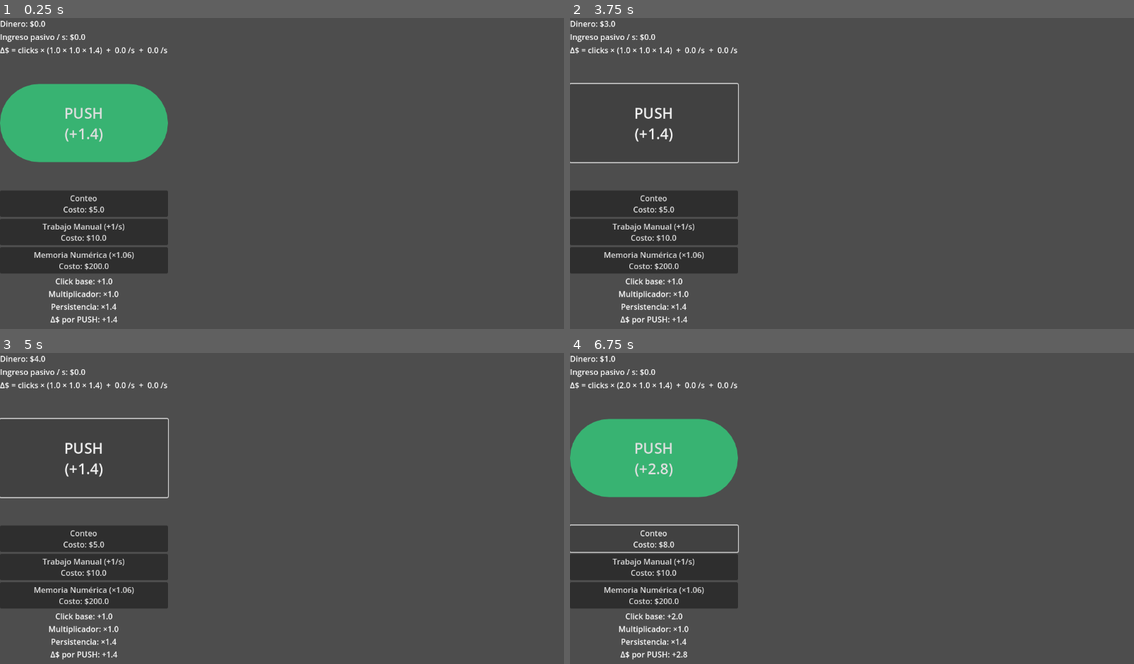
Above: before the commit, frames 1-4 (two rows, left to right).
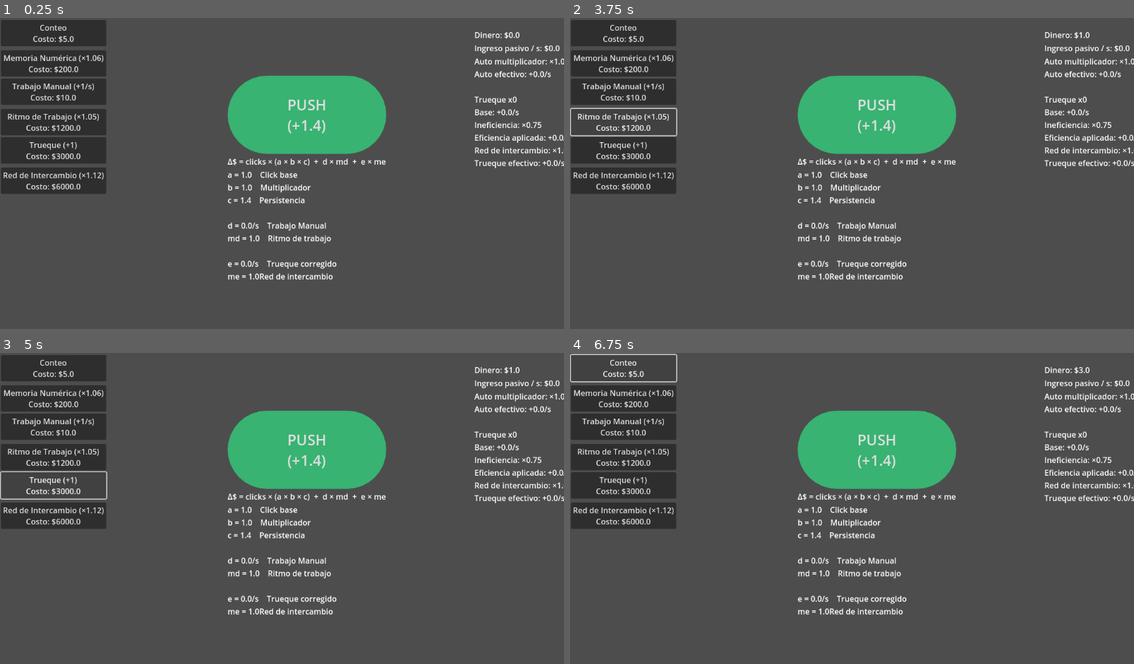
Above: after the commit, the same moments.

Repository: amurito/godot-idle-game
Game: Godot game, scene res://main.tscn
Two runs of this game, one before a commit and one after it. Both use one fixed random seed, a clock stepped at 60 frames per second and the inputs below.
Inputs (mouse positions are in pixels of both pictures, inside the frame that each line leads up to):
- Up to frame 1 (0.25 s): no input
- Up to frame 2 (3.75 s): click "PUSH (+1.4)" at 0.5 s; click "Conteo Costo: $5.0" at 1.25 s; click "Trabajo Manual (+1/s) Costo: …" at 2 s; click "Memoria Numérica (×1.06) Cost…" at 2.75 s; click (626, 120) at 3.5 s, where only the run after the commit has a clickable "Ritmo de Trabajo (×1.05) Cost…"
- Up to frame 3 (5 s): click (56, 486) at 4.25 s, where only the run after the commit has a clickable "Trueque (+1) Costo: $3000.0"
- Up to frame 4 (6.75 s): click (626, 514) at 5 s, where only the run after the commit has a clickable "Red de Intercambio (×1.12) Co…"; click "PUSH (+1.4)" at 5.75 s; click "Conteo Costo: $5.0" at 6.5 s

The runs differ from the first frame. In frame 1, 28% of the frame differs, in the area x 0-100%, y 0-99%; in frame 2, 22%; in frame 3, 22%; in frame 4, 25%.

Commit message:
v0.4 — Sistema con modificadores internos (md / me) + documentación del modelo

Diff:
--- a/main.gd
+++ b/main.gd
@@ -26,47 +26,72 @@
 var trueque_efficiency: float = 0.75
 
 
+# --- MODIFICADOR d — Ritmo de Trabajo ---
+var auto_multiplier: float = 1.0
+var auto_multiplier_upgrade_cost: float = 1200.0
+const AUTO_MULTIPLIER_SCALE := 1.22
+const AUTO_MULTIPLIER_GAIN := 1.05
+
+
+# --- MODIFICADOR e — Red de Intercambio ---
+var trueque_network_multiplier: float = 1.0
+var trueque_network_upgrade_cost: float = 6000.0
+const TRUEQUE_NETWORK_GAIN := 1.12
+const TRUEQUE_NETWORK_SCALE := 1.35
+
+
 # === REFERENCIAS UI ===
-@onready var money_label = $VBoxContainer/MoneyLabel
-@onready var income_label = $VBoxContainer/IncomeLabel
-@onready var big_click_button = $VBoxContainer/BigClickButton
-@onready var upgrade_click_button = $VBoxContainer/UpgradeClickButton
-@onready var upgrade_auto_button = $VBoxContainer/UpgradeAutoButton
-@onready var stats_label = $VBoxContainer/StatsLabel
-@onready var formula_label = $VBoxContainer/FormulaLabel
-@onready var upgrade_trueque_button = $VBoxContainer/UpgradeTruequeButton
-@onready var upgrade_click_multiplier_button = $VBoxContainer/UpgradeClickMultiplierButton
-
-
+
+# RIGHT SIDE
+@onready var money_label = $RightPanel/MoneyLabel
+@onready var income_label = $RightPanel/IncomeLabel
+@onready var stats_label = $RightPanel/StatsLabel
+# LEFT SIDE
+@onready var big_click_button = $LeftPanel/BigClickButton
+@onready var formula_label = $LeftPanel/FormulaLabel
+@onready var click_stats_label = $LeftPanel/ClickStatsLabel
+# PANEL PRINCIPAL
+
+
+# CLICK PANEL
+@onready var upgrade_click_button =$ProductionPanel/ClickPanel/UpgradeClickButton
+
+@onready var upgrade_click_multiplier_button =$ProductionPanel/ClickPanel/UpgradeClickMultiplierButton
+
+# AUTO PANEL
+@onready var upgrade_auto_button = $ProductionPanel/AutoPanel/UpgradeAutoButton
+
+@onready var upgrade_auto_multiplier_button =$ProductionPanel/AutoPanel/UpgradeAutoMultiplierButton
+
+# TRUEQUE PANEL
+@onready var upgrade_trueque_button = $ProductionPanel/TruequePanel/UpgradeTruequeButton
+
+@onready var upgrade_trueque_network_button = $ProductionPanel/TruequePanel/UpgradeTruequeNetworkButton
+
+
+# === CICLO DE VIDA ===
 func _ready():
 	update_ui()
 
 
-# === BUCLE PRINCIPAL ===
 func _process(delta):
-	money += (
-		get_auto_income_effective()
-		+ get_trueque_income_effective()
-	) * delta
+	money += (get_auto_income_effective() + get_trueque_income_effective()) * delta
 	update_ui()
 
 
-# === CLICK MANUAL ===
+# === CLICK ===
 func _on_ClickButton_pressed():
 	money += get_click_power()
 	update_ui()
-# puente de compatibilidad para conexiones viejas
+
 func _on_BigClickButton_pressed():
 	_on_ClickButton_pressed()
 
-
-
 func get_click_power() -> float:
 	return click_value * click_multiplier * click_persistence
 
 
-
-# === UPGRADES CLICK ===
+# === CLICK UPGRADES ===
 func _on_UpgradeClickButton_pressed():
 	if money >= click_upgrade_cost:
 		money -= click_upgrade_cost
@@ -74,7 +99,6 @@
 		click_upgrade_cost *= 1.5
 		update_ui()
 
-
 func _on_UpgradeClickMultiplierButton_pressed():
 	if money >= click_multiplier_upgrade_cost:
 		money -= click_multiplier_upgrade_cost
@@ -83,10 +107,9 @@
 		update_ui()
 
 
-# === PRODUCTOR 1: AUTO ===
+# === AUTO ===
 func get_auto_income_effective() -> float:
-	return income_per_second
-
+	return income_per_second * auto_multiplier
 
 func _on_UpgradeAutoButton_pressed():
 	if money >= auto_upgrade_cost:
@@ -95,12 +118,19 @@
 		auto_upgrade_cost *= 1.6
 		update_ui()
 
-
-# === PRODUCTOR 2: TRUEQUE ===
+func _on_UpgradeAutoMultiplierButton_pressed():
+	if money >= auto_multiplier_upgrade_cost:
+		money -= auto_multiplier_upgrade_cost
+		auto_multiplier *= AUTO_MULTIPLIER_GAIN
+		auto_multiplier_upgrade_cost *= AUTO_MULTIPLIER_SCALE
+		update_ui()
+
+
+# === TRUEQUE ===
 func get_trueque_income_effective() -> float:
-	var raw = trueque_level * trueque_base_income
-	return raw * trueque_efficiency
-
+	var base := trueque_level * trueque_base_income
+	var eff := base * trueque_efficiency
+	return eff * trueque_network_multiplier
 
 func _on_UpgradeTruequeButton_pressed():
 	if money >= trueque_cost:
@@ -109,33 +139,63 @@
 		trueque_cost *= TRUEQUE_COST_SCALE
 		update_ui()
 
+func _on_UpgradeTruequeNetworkButton_pressed():
+	if money >= trueque_network_upgrade_cost:
+		money -= trueque_network_upgrade_cost
+		trueque_network_multiplier *= TRUEQUE_NETWORK_GAIN
+		trueque_network_upgrade_cost *= TRUEQUE_NETWORK_SCALE
+		update_ui()
+
 
 # === UI ===
 func update_ui():
 
 	var auto_eff := get_auto_income_effective()
-	var trueque_eff := get_trueque_income_effective()
-
+
+	var trueque_base := trueque_level * trueque_base_income
+	var trueque_eff_raw := trueque_base * trueque_efficiency
+	var trueque_eff_final := get_trueque_income_effective()
+
+	var passive_total := auto_eff + trueque_eff_final
+
+
+	# HEADER
 	money_label.text = "Dinero: $" + str(round(money))
-
-	income_label.text ="Ingreso pasivo / s: $" + str(snapped(auto_eff + trueque_eff, 0.01))
-
-
-	# Fórmula honesta y separada
-	formula_label.text = "Δ$ = clicks × (" + str(snapped(click_value, 0.01)) + " × " + str(snapped(click_multiplier, 0.01)) + " × " + str(snapped(click_persistence, 0.01)) + ")"+ "  +  " + str(snapped(auto_eff, 0.01)) + " /s" + "  +  " + str(snapped(trueque_eff, 0.01)) + " /s"
-
-
-
+	income_label.text = "Ingreso pasivo / s: $" + str(snapped(passive_total, 0.01))
+
+
+	# FÓRMULA HONESTA
+	formula_label.text = "Δ$ = clicks × (a × b × c)  +  d × md  +  e × me"
+
+
+
+
+	# BOTÓN PRINCIPAL
 	big_click_button.text = "PUSH\n(+" + str(snapped(get_click_power(), 0.01)) + ")"
 
+
+	# CLICK
 	upgrade_click_button.text = "Conteo\nCosto: $" + str(round(click_upgrade_cost))
 
 	upgrade_click_multiplier_button.text = "Memoria Numérica (×1.06)\nCosto: $" + str(round(click_multiplier_upgrade_cost))
 
+
+	# AUTO
 	upgrade_auto_button.text = "Trabajo Manual (+1/s)\nCosto: $" + str(round(auto_upgrade_cost))
 
-	upgrade_trueque_button.text ="Trueque (+1)\nCosto: $" + str(round(trueque_cost))
-
-
-	# Panel de diagnóstico claro
-	stats_label.text = "Click base: +" + str(click_value) + "\nMultiplicador: ×" + str(snapped(click_multiplier, 0.01)) + "\nPersistencia: ×" + str(snapped(click_persistence, 0.01)) + "\nΔ$ por PUSH: +" + str(snapped(get_click_power(), 0.01)) + "\n\nAuto: +" + str(snapped(auto_eff, 0.01)) + "/s"
+	upgrade_auto_multiplier_button.text = "Ritmo de Trabajo (×" + str(snapped(AUTO_MULTIPLIER_GAIN, 0.01)) + ")\n" + "Costo: $" + str(round(auto_multiplier_upgrade_cost))
+
+
+	# TRUEQUE
+	upgrade_trueque_button.text = "Trueque (+1)\nCosto: $" + str(round(trueque_cost))
+
+	upgrade_trueque_network_button.text = "Red de Intercambio (×" + str(snapped(TRUEQUE_NETWORK_GAIN, 0.01)) + ")\n" + "Costo: $" + str(round(trueque_network_upgrade_cost))
+
+
+	# PANEL DE DIAGNÓSTICO
+
+	click_stats_label.text = ("a = " + str(snapped(click_value, 0.01)) + "    Click base\n" + "b = " + str(snapped(click_multiplier, 0.01)) + "    Multiplicador\n" + "c = " + str(snapped(click_persistence, 0.01)) + "    Persistencia\n\n" + "d = " + str(snapped(income_per_second, 0.01)) + "/s    Trabajo Manual\n" + 	"md = " + str(snapped(auto_multiplier, 0.01)) + "    Ritmo de trabajo\n\n" + "e = " + str(snapped(trueque_efficiency * trueque_level * trueque_base_income, 0.01)) + "/s    Trueque corregido\n" + "me = " + str(snapped(trueque_network_multiplier, 0.01)) + "Red de intercambio"
+)
+	stats_label.text = ( "Auto multiplicador: ×" + str(snapped(auto_multiplier, 0.01)) + "\nAuto efectivo: +" + str(snapped(auto_eff, 0.01)) + "/s" +
+	"\n\nTrueque x" + str(trueque_level) + "\nBase: +" + str(snapped(trueque_base, 0.01)) + "/s" + "\nIneficiencia: ×" + str(snapped(trueque_efficiency, 0.01)) + "\nEficiencia aplicada: +" + str(snapped(trueque_eff_raw, 0.01)) + "/s" + "\nRed de intercambio: ×" + str(snapped(trueque_network_multiplier, 0.01)) + "\nTrueque efectivo: +" + str(snapped(trueque_eff_final, 0.01)) + "/s"
+)
--- a/main.tscn
+++ b/main.tscn
@@ -11,38 +11,21 @@
 corner_radius_bottom_right = 80
 corner_radius_bottom_left = 80
 
-[sub_resource type="LabelSettings" id="LabelSettings_0xm2m"]
-
 [node name="Main" type="Control"]
 layout_mode = 3
 anchors_preset = 0
+size_flags_vertical = 4
 script = ExtResource("1_ig7tw")
 
-[node name="VBoxContainer" type="VBoxContainer" parent="."]
+[node name="LeftPanel" type="VBoxContainer" parent="."]
+custom_minimum_size = Vector2(0, 300)
 layout_mode = 0
-offset_right = 40.0
-offset_bottom = 40.0
+offset_left = 465.0
+offset_top = 118.0
+offset_right = 636.0
+offset_bottom = 418.0
 
-[node name="MoneyLabel" type="Label" parent="VBoxContainer"]
-layout_mode = 2
-text = "Capital: $0
-"
-
-[node name="IncomeLabel" type="Label" parent="VBoxContainer"]
-layout_mode = 2
-text = "Rendimiento diario: $0
-"
-
-[node name="FormulaLabel" type="Label" parent="VBoxContainer"]
-layout_mode = 2
-horizontal_alignment = 1
-
-[node name="TopSpacer" type="Control" parent="VBoxContainer"]
-custom_minimum_size = Vector2(0, 50)
-layout_mode = 2
-size_flags_vertical = 3
-
-[node name="BigClickButton" type="Button" parent="VBoxContainer"]
+[node name="BigClickButton" type="Button" parent="LeftPanel"]
 custom_minimum_size = Vector2(160, 160)
 layout_direction = 2
 layout_mode = 2
@@ -52,45 +35,89 @@
 text = "PUSH"
 icon_alignment = 1
 
-[node name="BottomSpacer" type="Control" parent="VBoxContainer"]
-custom_minimum_size = Vector2(0, 50)
+[node name="FormulaLabel" type="Label" parent="LeftPanel"]
 layout_mode = 2
-size_flags_vertical = 3
+horizontal_alignment = 1
 
-[node name="UpgradeClickButton" type="Button" parent="VBoxContainer"]
+[node name="ClickStatsLabel" type="Label" parent="LeftPanel"]
+layout_mode = 2
+
+[node name="ProductionPanel" type="VBoxContainer" parent="."]
+custom_minimum_size = Vector2(0, 300)
+layout_direction = 2
+layout_mode = 0
+offset_left = 2.0
+offset_top = 4.0
+offset_right = 162.0
+offset_bottom = 304.0
+pivot_offset = Vector2(0, 40)
+alignment = 1
+
+[node name="ClickPanel" type="VBoxContainer" parent="ProductionPanel"]
+layout_mode = 2
+theme_override_constants/separation = 8
+
+[node name="UpgradeClickButton" type="Button" parent="ProductionPanel/ClickPanel"]
 custom_minimum_size = Vector2(0, 50)
 layout_mode = 2
 size_flags_vertical = 0
 text = "Mejorar click (+$5)
 "
 
-[node name="UpgradeAutoButton" type="Button" parent="VBoxContainer"]
+[node name="UpgradeClickMultiplierButton" type="Button" parent="ProductionPanel/ClickPanel"]
 custom_minimum_size = Vector2(0, 50)
 layout_mode = 2
 
-[node name="UpgradeClickMultiplierButton" type="Button" parent="VBoxContainer"]
+[node name="AutoPanel" type="VBoxContainer" parent="ProductionPanel"]
+layout_mode = 2
+theme_override_constants/separation = 8
+
+[node name="UpgradeAutoButton" type="Button" parent="ProductionPanel/AutoPanel"]
 custom_minimum_size = Vector2(0, 50)
 layout_mode = 2
 
-[node name="StatsLabel" type="Label" parent="VBoxContainer"]
-custom_minimum_size = Vector2(0, 130)
-layout_direction = 3
+[node name="UpgradeAutoMultiplierButton" type="Button" parent="ProductionPanel/AutoPanel"]
 layout_mode = 2
-size_flags_vertical = 3
-text = "StatsLabel"
-label_settings = SubResource("LabelSettings_0xm2m")
-horizontal_alignment = 1
-autowrap_mode = 2
 
-[node name="UpgradeTruequeButton" type="Button" parent="VBoxContainer"]
+[node name="TruequePanel" type="VBoxContainer" parent="ProductionPanel"]
+layout_mode = 2
+theme_override_constants/separation = 8
+
+[node name="UpgradeTruequeButton" type="Button" parent="ProductionPanel/TruequePanel"]
 layout_mode = 2
 text = "Trueque (+1)
 Costo: $9000
 "
 
-[connection signal="pressed" from="VBoxContainer/BigClickButton" to="." method="_on_BigClickButton_pressed"]
-[connection signal="pressed" from="VBoxContainer/UpgradeClickButton" to="." method="_on_UpgradeClickButton_pressed"]
-[connection signal="pressed" from="VBoxContainer/UpgradeAutoButton" to="." method="_on_UpgradeAutoButton_pressed"]
-[connection signal="pressed" from="VBoxContainer/UpgradeClickMultiplierButton" to="." method="_on_upgrade_click_multiplier_button_pressed"]
-[connection signal="pressed" from="VBoxContainer/UpgradeClickMultiplierButton" to="." method="_on_UpgradeClickMultiplierButton_pressed"]
-[connection signal="pressed" from="VBoxContainer/UpgradeTruequeButton" to="." method="_on_UpgradeTruequeButton_pressed"]
+[node name="UpgradeTruequeNetworkButton" type="Button" parent="ProductionPanel/TruequePanel"]
+layout_mode = 2
+
+[node name="RightPanel" type="VBoxContainer" parent="."]
+custom_minimum_size = Vector2(0, 300)
+layout_mode = 0
+offset_left = 969.0
+offset_top = 8.0
+offset_right = 1145.0
+offset_bottom = 308.0
+alignment = 2
+
+[node name="MoneyLabel" type="Label" parent="RightPanel"]
+layout_mode = 2
+text = "Capital: $0
+"
+
+[node name="IncomeLabel" type="Label" parent="RightPanel"]
+layout_mode = 2
+text = "Rendimiento diario: $0
+"
+
+[node name="StatsLabel" type="Label" parent="RightPanel"]
+layout_mode = 2
+
+[connection signal="pressed" from="LeftPanel/BigClickButton" to="." method="_on_ClickButton_pressed"]
+[connection signal="pressed" from="ProductionPanel/ClickPanel/UpgradeClickButton" to="." method="_on_UpgradeClickButton_pressed"]
+[connection signal="pressed" from="ProductionPanel/ClickPanel/UpgradeClickMultiplierButton" to="." method="_on_UpgradeClickMultiplierButton_pressed"]
+[connection signal="pressed" from="ProductionPanel/AutoPanel/UpgradeAutoButton" to="." method="_on_UpgradeAutoButton_pressed"]
+[connection signal="pressed" from="ProductionPanel/AutoPanel/UpgradeAutoMultiplierButton" to="." method="_on_UpgradeAutoMultiplierButton_pressed"]
+[connection signal="pressed" from="ProductionPanel/TruequePanel/UpgradeTruequeButton" to="." method="_on_UpgradeTruequeButton_pressed"]
+[connection signal="pressed" from="ProductionPanel/TruequePanel/UpgradeTruequeNetworkButton" to="." method="_on_UpgradeTruequeNetworkButton_pressed"]
Not shown, changed: READMEV0.2.ini
Not shown: 1 places in main.tscn that only renumber resources
Not shown, added: CHANGELOG.md
Not shown, added: README_v0.4.md
